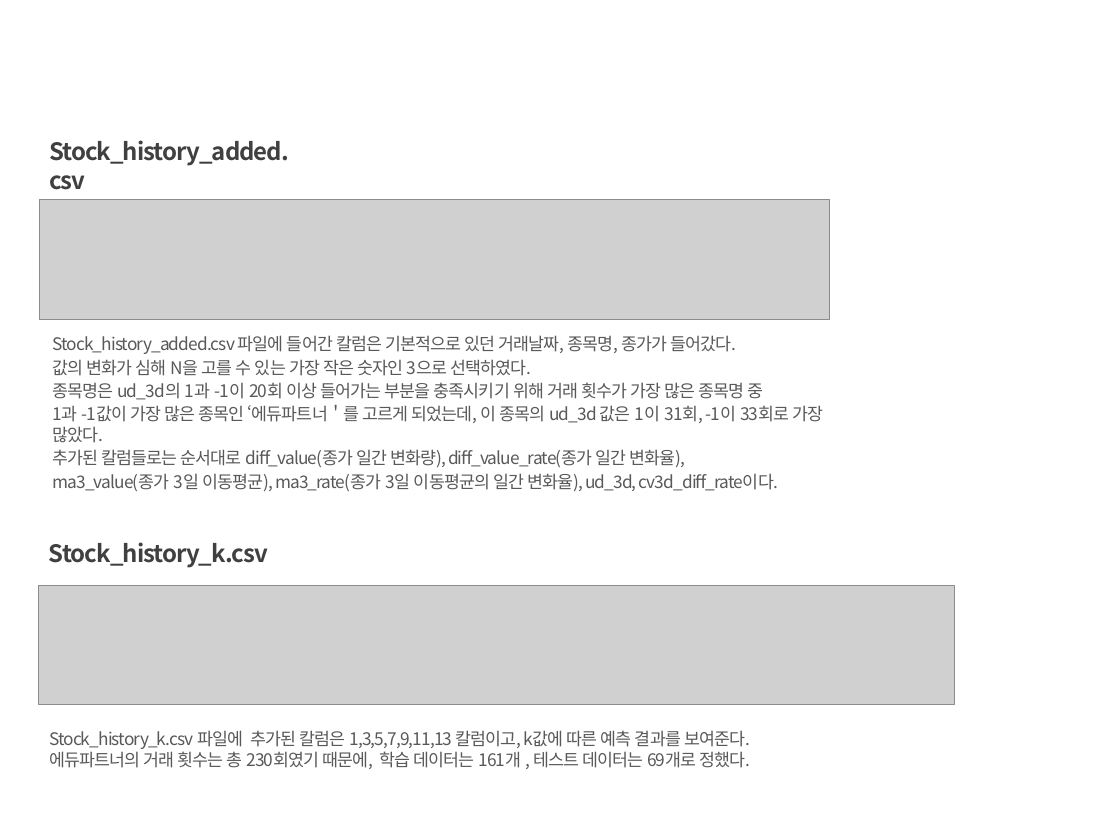
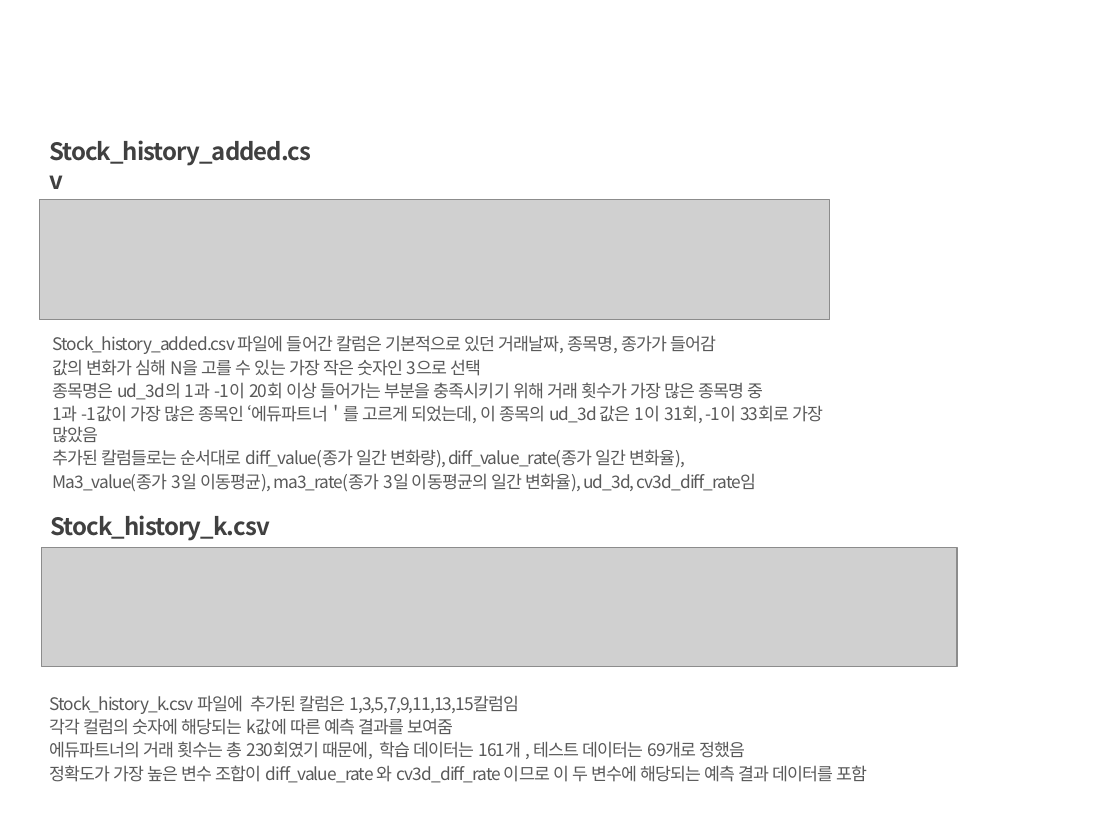
Before and after one commit to leeyunbo/stock_data_knn, a slide deck: slide 4 of practices/빅데이터 팀프로젝트.pptx (slide 3 before the commit). Drawn at 1120x840 pixels with LibreOffice and Linux fonts; fonts in the diff are those of the drawing; grey boxes stand for pictures; background and template pictures are left out. Boxes give left, top, right and bottom in pixels: in the first picture for what was removed or moved away, otherwise in the second. Text is boxed around its words. In the diff, an @@ line names an element or a change of style, - is before the commit and + after.

Commit message:
fixed3.0
손쉽게 컬럼을 변경할 수 있도록 고침
손쉽게 그래프의 범위를 변경할 수 있도록 고침

```diff
--- a/practices/빅데이터 팀프로젝트.pptx
+++ b/practices/빅데이터 팀프로젝트.pptx
@@ text "Stock_history_added.csv" rewrapped from (x1=49, y1=140, x2=289, y2=190) to (x1=52, y1=336, x2=235, y2=354) @@
@@ text at (x1=52, y1=335, x2=716, y2=376): text changed @@
-Stock_history_added.csv 파일에 들어간 칼럼은 기본적으로 있던 거래날짜, 종목명, 종가가 들어갔다.
-값의 변화가 심해 N을 고를 수 있는 가장 작은 숫자인 3으로 선택하였다.
+Stock_history_added.csv 파일에 들어간 칼럼은 기본적으로 있던 거래날짜, 종목명, 종가가 들어감
+값의 변화가 심해 N을 고를 수 있는 가장 작은 숫자인 3으로 선택
@@ text at (x1=52, y1=405, x2=824, y2=443): text changed @@
-1과 -1값이 가장 많은 종목인 ‘에듀파트너＇를 고르게 되었는데, 이 종목의 ud_3d 값은 1이 31회, -1이 33회로 가장 많았다.
+1과 -1값이 가장 많은 종목인 ‘에듀파트너＇를 고르게 되었는데, 이 종목의 ud_3d 값은 1이 31회, -1이 33회로 가장 많았음
@@ text at (x1=52, y1=473, x2=757, y2=491): text changed @@
-ma3_value(종가 3일 이동평균), ma3_rate(종가 3일 이동평균의 일간 변화율), ud_3d, cv3d_diff_rate이다.
+Ma3_value(종가 3일 이동평균), ma3_rate(종가 3일 이동평균의 일간 변화율), ud_3d, cv3d_diff_rate임
@@ text "Stock_history_k.csv" moved from (x1=49, y1=542, x2=268, y2=568) to (x1=51, y1=515, x2=270, y2=541) @@
@@ picture moved from (x1=38, y1=586, x2=954, y2=704) to (x1=41, y1=548, x2=958, y2=666) @@
@@ text at (x1=49, y1=695, x2=868, y2=783): text changed @@
-Stock_history_k.csv 파일에 추가된 칼럼은 1,3,5,7,9,11,13 칼럼이고, k값에 따른 예측 결과를 보여준다. 에듀파트너의 거래 횟수는 총 230회였기 때문에, 학습 데이터는 161개 , 테스트 데이터는 69개로 정했다.
+Stock_history_k.csv 파일에 추가된 칼럼은 1,3,5,7,9,11,13,15칼럼임
+각각 컬럼의 숫자에 해당되는 k값에 따른 예측 결과를 보여줌
+에듀파트너의 거래 횟수는 총 230회였기 때문에, 학습 데이터는 161개 , 테스트 데이터는 69개로 정했음
+정확도가 가장 높은 변수 조합이 diff_value_rate 와 cv3d_diff_rate 이므로 이 두 변수에 해당되는 예측 결과 데이터를 포함
```
Also in this commit, not shown: 10 other slides changed, 1 slide added, 55 other files.
